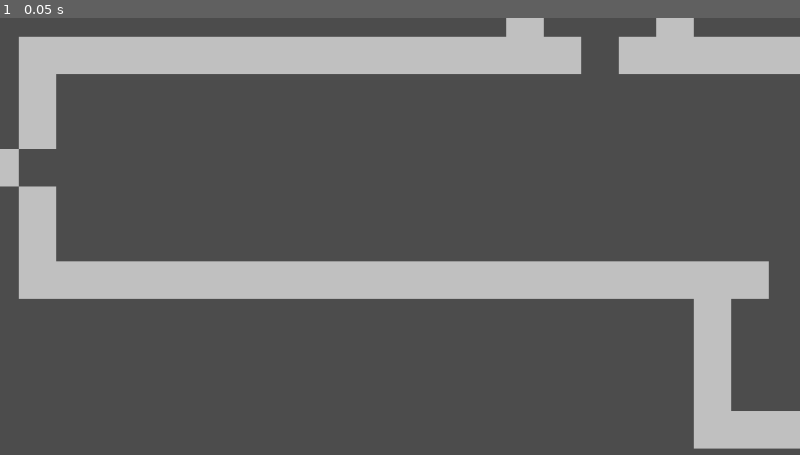
Above: before the commit, frame 1.
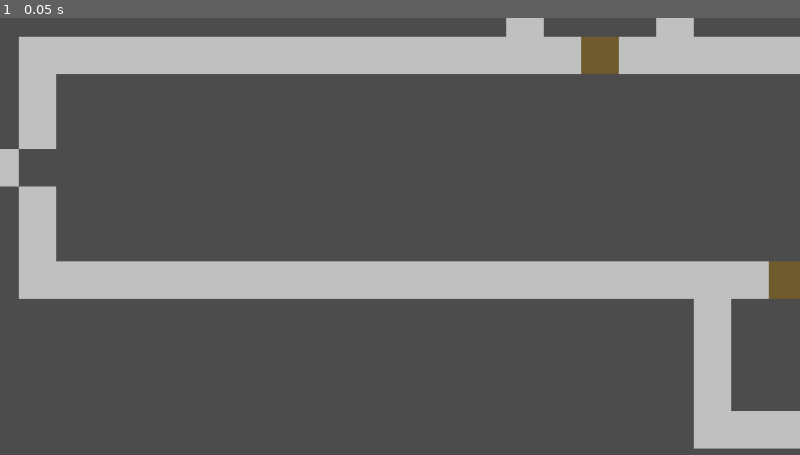
Above: after the commit, the same moment.

Repository: nosemeocurrenada/ggj2023-automatic-octo-cannibal
Game: Godot game, scene res://maps/backdoors.tscn
The game is run twice, just before and just after one commit, with the same random seed, the same clock (stepped at 60 frames per second) and the same inputs. This scene is started directly instead of the project's main scene.
Inputs:
- Up to frame 1 (0.05 s): no input

The runs differ from the first frame. In frame 1, 0.7% of the frame differs, in the area x 72-100%, y 4-65%.

Commit message:
Mas escenas hasta llegar a buscar la puerta.

Diff:
--- a/maps/backdoors.tscn
+++ b/maps/backdoors.tscn
@@ -1,7 +1,8 @@
-[gd_scene load_steps=3 format=2]
+[gd_scene load_steps=4 format=2]
 
 [ext_resource path="res://objects/wall.tscn" type="PackedScene" id=1]
 [ext_resource path="res://objects/portal.tscn" type="PackedScene" id=2]
+[ext_resource path="res://objects/door.tscn" type="PackedScene" id=3]
 
 [node name="backdoors" type="Node2D"]
 
@@ -321,3 +322,12 @@
 
 [node name="portal_to_kitchen" parent="." instance=ExtResource( 2 )]
 position = Vector2( 48, 192 )
+
+[node name="door" parent="." instance=ExtResource( 3 )]
+position = Vector2( 768, 48 )
+
+[node name="door2" parent="." instance=ExtResource( 3 )]
+position = Vector2( 1200, 48 )
+
+[node name="door3" parent="." instance=ExtResource( 3 )]
+position = Vector2( 1008, 336 )
--- a/objects/game_scene.gd
+++ b/objects/game_scene.gd
@@ -1,4 +1,4 @@
-extends Node
+extends Node2D
 class_name GameScene
 
 var canvas_layer: CanvasLayer = null
--- a/project.godot
+++ b/project.godot
@@ -14,7 +14,7 @@
 "language": "GDScript",
 "path": "res://objects/dialog.gd"
 }, {
-"base": "Node",
+"base": "Node2D",
 "class": "GameScene",
 "language": "GDScript",
 "path": "res://objects/game_scene.gd"
--- /dev/null
+++ b/scenes/consulta_chef_sobre_X.gd
@@ -0,0 +1,20 @@
+extends GameScene
+
+var hablo_con_big_chef = false
+
+
+func _on_big_chef_dialog():
+	hablo_con_big_chef = true
+	yield(dialog("big_chef", "Como que ARTE?"), "done")
+	yield(dialog("big_chef", "Traele tomates pibe"), "done")
+	yield(dialog("big_chef", "Toma esta llave, anda a buscarlos al fondo"), "done")
+
+
+func _on_portal_to_backdoors_player_entered():
+	if not hablo_con_big_chef:
+		yield(dialog("little_chef", "Le tengo que preguntar sobre que ingrediente va con el arte"), "done")
+	else:
+		assert(false, "TODO: Not implemented")
+
+func _on_portal_to_dinning_room_player_entered():
+	yield(dialog("little_chef", "No puedo volver sin el ingrediente"), "done")
--- /dev/null
+++ b/scenes/consulta_chef_sobre_X.tscn
@@ -0,0 +1,23 @@
+[gd_scene load_steps=5 format=2]
+
+[ext_resource path="res://scenes/consulta_chef_sobre_X.gd" type="Script" id=1]
+[ext_resource path="res://maps/kitchen.tscn" type="PackedScene" id=2]
+[ext_resource path="res://characters/little_chef.tscn" type="PackedScene" id=3]
+[ext_resource path="res://objects/player_camera.tscn" type="PackedScene" id=4]
+
+[node name="consulta_chef_sobre_X" type="Node2D"]
+script = ExtResource( 1 )
+
+[node name="kitchen" parent="." instance=ExtResource( 2 )]
+
+[node name="little_chef" parent="kitchen" instance=ExtResource( 3 )]
+position = Vector2( 96, 192 )
+
+[node name="player_camera" parent="." instance=ExtResource( 4 )]
+position = Vector2( -336, 192 )
+
+[connection signal="player_entered" from="kitchen/portal_to_dinning_room" to="." method="_on_portal_to_dinning_room_player_entered"]
+[connection signal="player_entered" from="kitchen/portal_to_backdoors" to="." method="_on_portal_to_backdoors_player_entered"]
+[connection signal="dialog" from="kitchen/big_chef" to="." method="_on_big_chef_dialog"]
+
+[editable path="kitchen"]
--- a/scenes/viejito_en_la_recepcion.gd
+++ b/scenes/viejito_en_la_recepcion.gd
@@ -11,4 +11,4 @@
 	yield(dialog("little_chef", "Acompañeme a la mesa por favor"), "done")
 	yield(dialog("viejito", "Bueno"), "done")
 
-	get_tree().change_scene("res://scenes/viejito_sentado_en_la_mesa.tscn")
+	get_tree().change_scene("res://scenes/viejito_pidiendo_X.tscn")
--- a/scenes/viejito_en_la_recepcion.tscn
+++ b/scenes/viejito_en_la_recepcion.tscn
@@ -6,7 +6,7 @@
 [ext_resource path="res://characters/little_chef.tscn" type="PackedScene" id=4]
 [ext_resource path="res://characters/viejito.tscn" type="PackedScene" id=5]
 
-[node name="viejito_en_la_recepcion" type="Node"]
+[node name="viejito_en_la_recepcion" type="Node2D"]
 script = ExtResource( 3 )
 
 [node name="dinning_room" parent="." instance=ExtResource( 1 )]
--- a/scenes/viejito_llama_a_la_puerta.tscn
+++ b/scenes/viejito_llama_a_la_puerta.tscn
@@ -5,7 +5,7 @@
 [ext_resource path="res://scenes/viejito_llama_a_la_puerta.gd" type="Script" id=3]
 [ext_resource path="res://maps/kitchen.tscn" type="PackedScene" id=5]
 
-[node name="viejito_llama_a_la_puerta" type="Node"]
+[node name="viejito_llama_a_la_puerta" type="Node2D"]
 script = ExtResource( 3 )
 
 [node name="kitchen" parent="." instance=ExtResource( 5 )]
--- a/scenes/viejito_sentado_en_la_mesa.gd
+++ b/scenes/viejito_pidiendo_X.gd
@@ -16,5 +16,4 @@
 	if not pregunto_ya:
 		yield(dialog("little_chef", "Tengo que preguntarle al viejito que quiere comer"), "done")
 	else:
-		yield(dialog("big_cheff", "AAAAAAAAAAAAAAAA"), "done")
-		yield(dialog("big_cheff", "La siguiente escena no está cocinada todavíá"), "done")
+		get_tree().change_scene("res://scenes/consulta_chef_sobre_X.tscn")
--- /dev/null
+++ b/scenes/viejito_pidiendo_X.tscn
@@ -0,0 +1,26 @@
+[gd_scene load_steps=6 format=2]
+
+[ext_resource path="res://objects/player_camera.tscn" type="PackedScene" id=1]
+[ext_resource path="res://maps/dinning_room.tscn" type="PackedScene" id=2]
+[ext_resource path="res://scenes/viejito_pidiendo_X.gd" type="Script" id=3]
+[ext_resource path="res://characters/little_chef.tscn" type="PackedScene" id=4]
+[ext_resource path="res://characters/viejito.tscn" type="PackedScene" id=5]
+
+[node name="viejito_sentado_en_la_mesa" type="Node2D"]
+script = ExtResource( 3 )
+
+[node name="viejito" parent="." instance=ExtResource( 5 )]
+position = Vector2( 384, 144 )
+
+[node name="dinning_room" parent="." instance=ExtResource( 2 )]
+
+[node name="little_chef" parent="." instance=ExtResource( 4 )]
+position = Vector2( 432, 240 )
+
+[node name="player_camera" parent="." instance=ExtResource( 1 )]
+position = Vector2( 192, 240 )
+
+[connection signal="dialog" from="viejito" to="." method="_on_viejito_dialog"]
+[connection signal="player_entered" from="dinning_room/portal_to_kitchen" to="." method="_on_portal_to_kitchen_player_entered"]
+
+[editable path="dinning_room"]
--- a/scenes/viejito_sentado_en_la_mesa.tscn
+++ /dev/null
@@ -1,26 +0,0 @@
-[gd_scene load_steps=6 format=2]
-
-[ext_resource path="res://characters/little_chef.tscn" type="PackedScene" id=1]
-[ext_resource path="res://maps/dinning_room.tscn" type="PackedScene" id=2]
-[ext_resource path="res://characters/viejito.tscn" type="PackedScene" id=3]
-[ext_resource path="res://scenes/viejito_sentado_en_la_mesa.gd" type="Script" id=4]
-[ext_resource path="res://objects/player_camera.tscn" type="PackedScene" id=5]
-
-[node name="viejito_sentado_en_la_mesa" type="Node"]
-script = ExtResource( 4 )
-
-[node name="viejito" parent="." instance=ExtResource( 3 )]
-position = Vector2( 384, 144 )
-
-[node name="dinning_room" parent="." instance=ExtResource( 2 )]
-
-[node name="little_chef" parent="." instance=ExtResource( 1 )]
-position = Vector2( 432, 240 )
-
-[node name="player_camera" parent="." instance=ExtResource( 5 )]
-position = Vector2( 192, 240 )
-
-[connection signal="dialog" from="viejito" to="." method="_on_viejito_dialog"]
-[connection signal="player_entered" from="dinning_room/portal_to_kitchen" to="." method="_on_portal_to_kitchen_player_entered"]
-
-[editable path="dinning_room"]
Binary file added: assets/sprites.aseprite
Binary file added: assets/tiles.aseprite
Binary file added: assets/tiles.png
